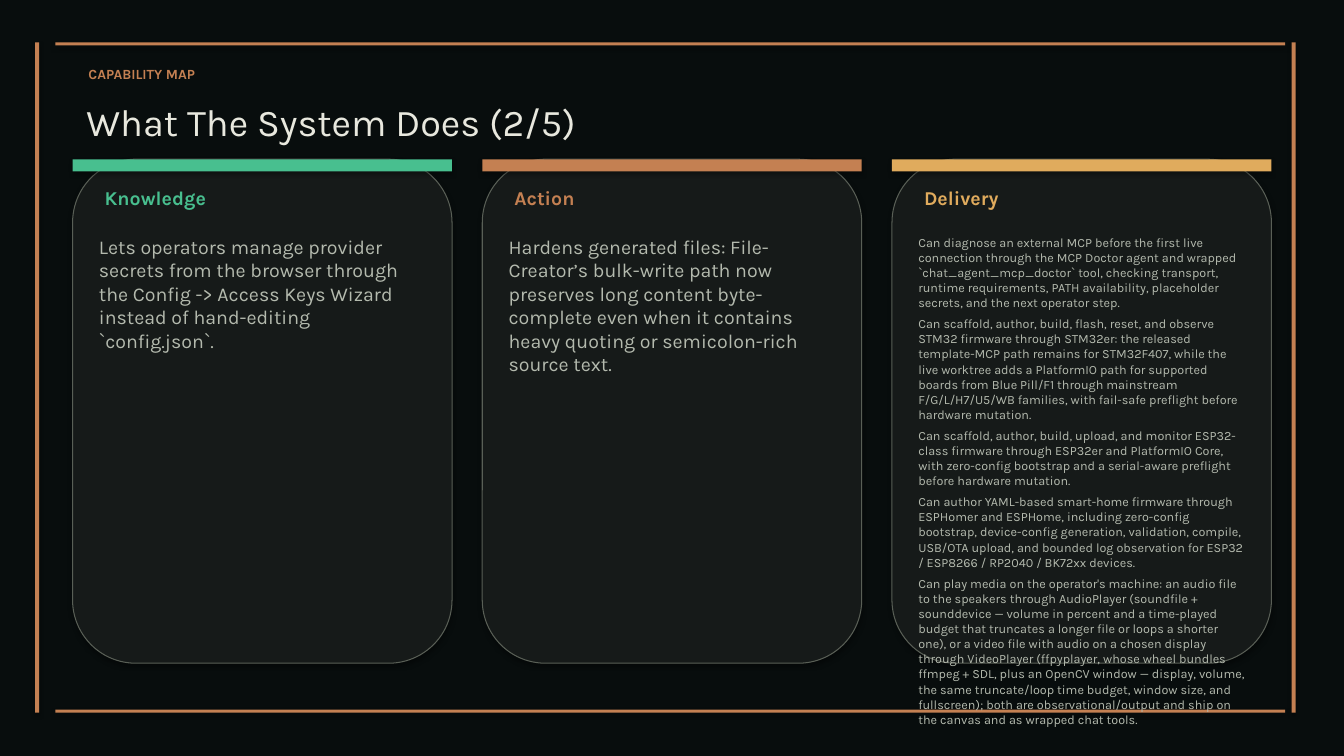
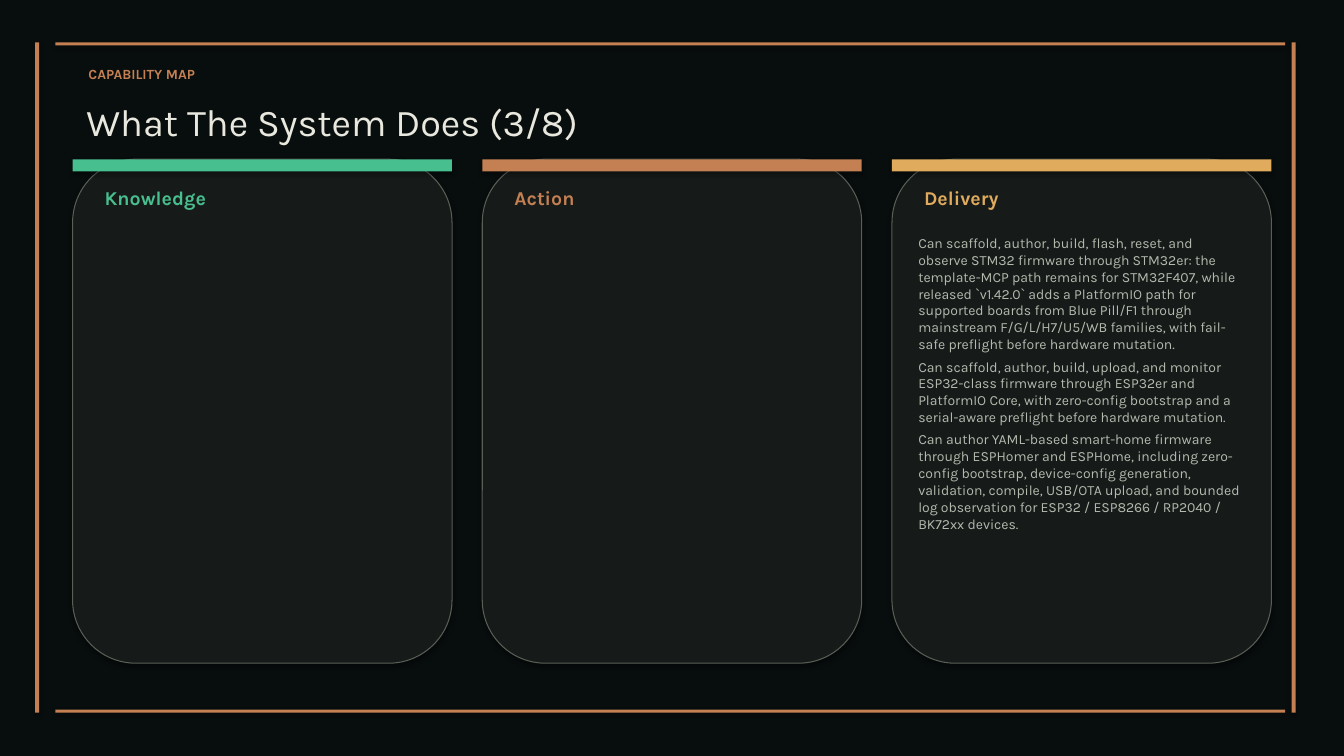
Before and after one commit to XAIHT/Tlamatini, a slide deck: slide 6 of Tlamatini_eXtended_Artificial_Intelligence_Humanly_Tempered.pptx (slide 5 before the commit). Drawn at 1344x756 pixels with LibreOffice and Linux fonts; fonts in the diff are those of the drawing. Boxes give left, top, right and bottom in pixels: in the first picture for what was removed or moved away, otherwise in the second. Text is boxed around its words. In the diff, an @@ line names an element or a change of style, - is before the commit and + after.

```diff
--- a/Tlamatini_eXtended_Artificial_Intelligence_Humanly_Tempered.pptx
+++ b/Tlamatini_eXtended_Artificial_Intelligence_Humanly_Tempered.pptx
@@ text at (x1=86, y1=108, x2=578, y2=146): text changed @@
-What The System Does (2/5)
+What The System Does (3/8)
@@ text at (x1=918, y1=238, x2=1236, y2=353): text changed; size 9 to 10 pt @@
-Can diagnose an external MCP before the first live connection through the MCP Doctor agent and wrapped `chat_agent_mcp_doctor` tool, checking transport, runtime requirements, PATH availability, placeholder secrets, and the next operator step.
-Can scaffold, author, build, flash, reset, and observe STM32 firmware through STM32er: the released template-MCP path remains for STM32F407, while the live worktree adds a PlatformIO path for supported boards from Blue Pill/F1 through mainstream F/G/L/H7/U5/WB families, with fail-safe preflight before hardware mutation.
+Can scaffold, author, build, flash, reset, and observe STM32 firmware through STM32er: the template-MCP path remains for STM32F407, while released `v1.42.0` adds a PlatformIO path for supported boards from Blue Pill/F1 through mainstream F/G/L/H7/U5/WB families, with fail-safe preflight before hardware mutation.
@@ text removed at (x1=99, y1=240, x2=398, y2=353) @@
-Lets operators manage provider secrets from the browser through the Config -> Access Keys Wizard instead of hand-editing `config.json`.
@@ text removed at (x1=509, y1=240, x2=797, y2=371) @@
-Hardens generated files: File-Creator’s bulk-write path now preserves long content byte-complete even when it contains heavy quoting or semicolon-rich source text.
@@ text at (x1=918, y1=362, x2=1239, y2=529): size 9 to 10 pt in "Can scaffold, author, build, upload, and monitor ...", "Can author YAML-based smart-home firmware through ESPHomer ..." @@
@@ text at (x1=918, y1=579, x2=1244, y2=727): paragraph removed @@
-Can play media on the operator's machine: an audio file to the speakers through AudioPlayer (soundfile + sounddevice — volume in percent and a time-played budget that truncates a longer file or loops a shorter one), or a video file with audio on a chosen display through VideoPlayer (ffpyplayer, whose wheel bundles ffmpeg + SDL, plus an OpenCV window — display, volume, the same truncate/loop time budget, window size, and fullscreen); both are observational/output and ship on the canvas and as wrapped chat tools.
```
Also in this commit, not shown: 27 other slides changed, 5 slides added, 1 slide removed, 7 other files.
